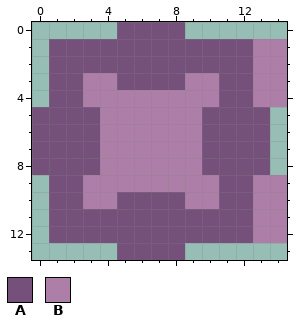
File history of a pixel-art sprite, resource/sprite/turret.rail.png. Above is the file before it was changed.
The file is 75x70 pixels, drawn in blocks of 5x5; one block is one cell here.
Palette (. is transparent): A #75507b  B #ad7fa8
Now the later version:
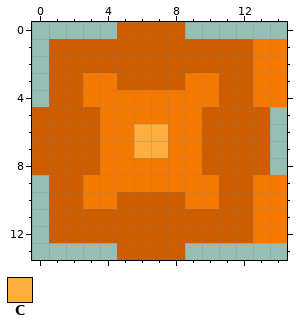
Colours new in this view: C #fcaf3e
Changes in this commit:
colour A: #75507b -> #ce5c00
colour B: #ad7fa8 -> #f57900
y 6..7: x 6..7 BB -> CC
